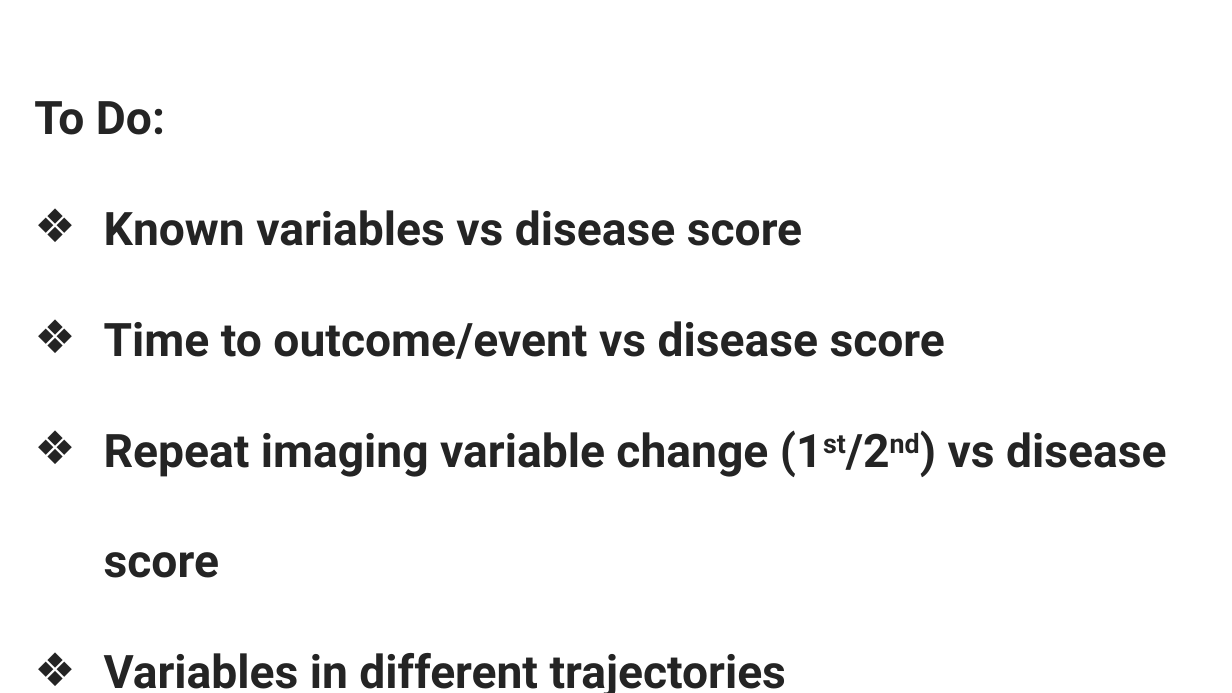
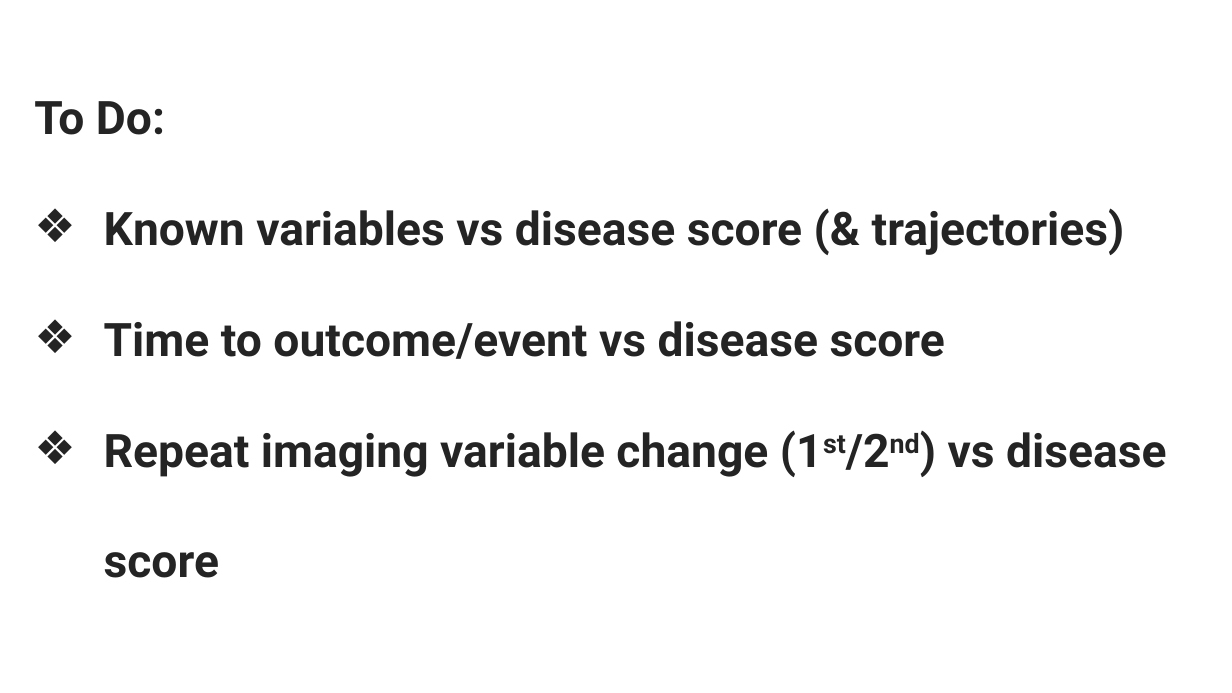
Before and after one commit to zhaohanxiong/OxfordCVM, a slide deck: slide 1 of resources/job_results2.pptx. Drawn at 1232x693 pixels with LibreOffice and Linux fonts; fonts in the diff are those of the drawing. Boxes give left, top, right and bottom in pixels: in the first picture for what was removed or moved away, otherwise in the second. Text is boxed around its words. In the diff, an @@ line names an element or a change of style, - is before the commit and + after.

Commit message:
updated ppt

```diff
--- a/resources/job_results2.pptx
+++ b/resources/job_results2.pptx
@@ text at (x1=104, y1=208, x2=1125, y2=255): text changed @@
-❖ Known variables vs disease score
+❖ Known variables vs disease score (& trajectories)
@@ text at (x1=104, y1=653, x2=786, y2=693): paragraph removed @@
-❖ Variables in different trajectories
```
